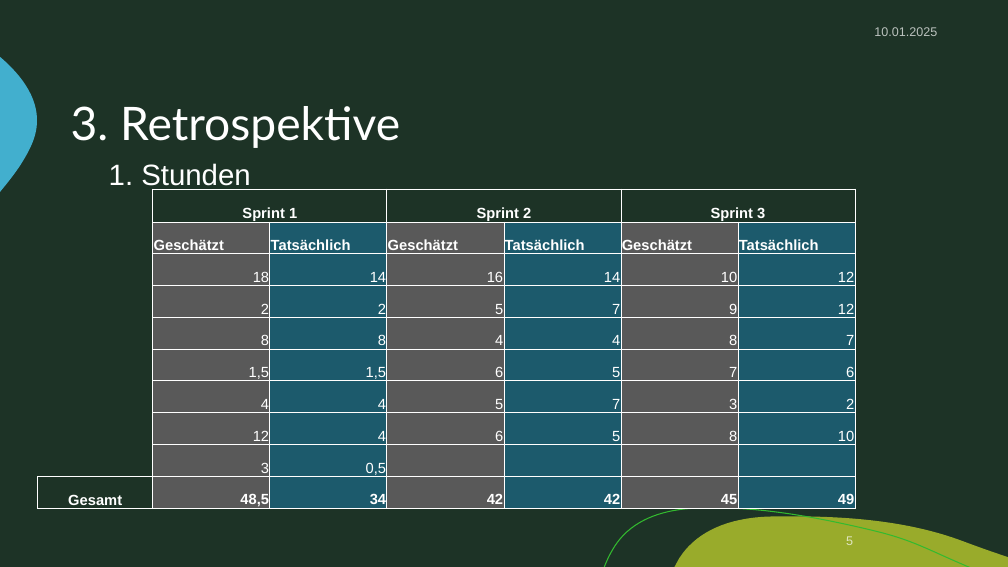
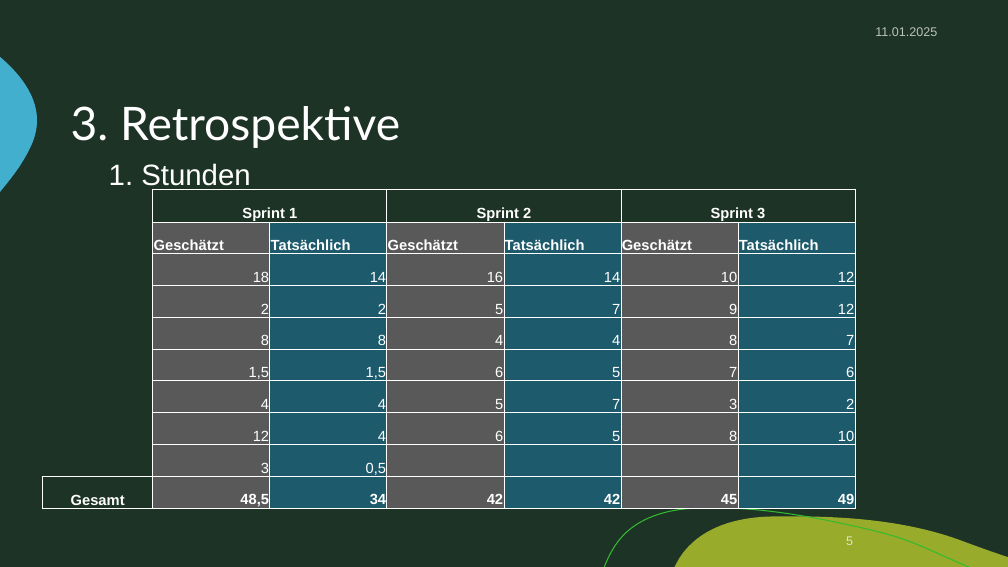
Before and after one commit to zIExpantion/ZumGelbenBach, a slide deck: slide 5 of Dokumente/Sprint-Backlog/Sprint-Backlog3.pptx. Drawn at 1008x567 pixels with LibreOffice and Linux fonts; fonts in the diff are those of the drawing; background and template pictures are left out. Boxes give left, top, right and bottom in pixels: in the first picture for what was removed or moved away, otherwise in the second. Text is boxed around its words. In the diff, an @@ line names an element or a change of style, - is before the commit and + after.

```diff
--- a/Dokumente/Sprint-Backlog/Sprint-Backlog3.pptx
+++ b/Dokumente/Sprint-Backlog/Sprint-Backlog3.pptx
@@ text at [875, 27, 937, 36]: text changed @@
-10.01.2025
+11.01.2025
@@ table: place and size @@
-table at [38, 476, 153, 509]
+table at [42, 476, 153, 509]
```
Also in this commit, not shown: 20 other slides changed, 1 slide added.
